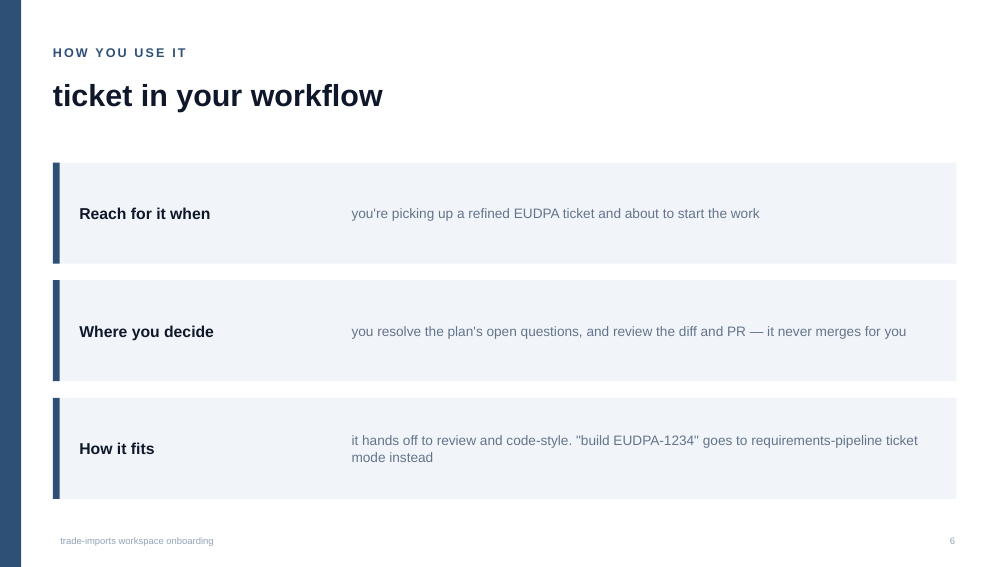
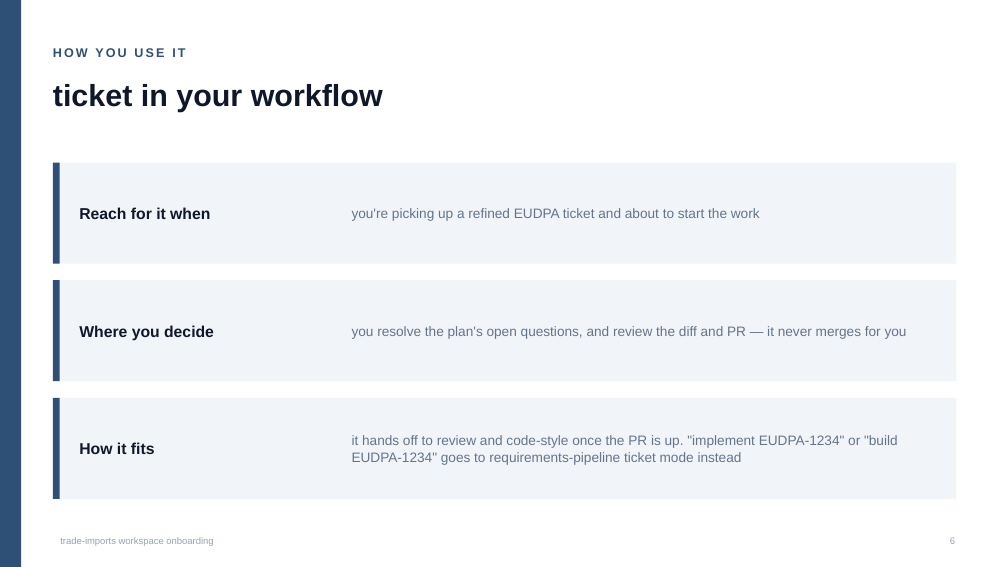
Before and after one commit to DEFRA/trade-imports-workspace, a slide deck: slide 6 of docs/onboarding/02-ticket.pptx. Drawn at 1008x567 pixels with LibreOffice and Linux fonts; fonts in the diff are those of the drawing. Boxes give left, top, right and bottom in pixels: in the first picture for what was removed or moved away, otherwise in the second. Text is boxed around its words. In the diff, an @@ line names an element or a change of style, - is before the commit and + after.

```diff
--- a/docs/onboarding/02-ticket.pptx
+++ b/docs/onboarding/02-ticket.pptx
@@ text at [352,435,898,465]: text changed @@
-it hands off to review and code-style. "build EUDPA-1234" goes to requirements-pipeline ticket mode instead
+it hands off to review and code-style once the PR is up. "implement EUDPA-1234" or "build EUDPA-1234" goes to requirements-pipeline ticket mode instead
```
Also in this commit, not shown: 2 other files.
